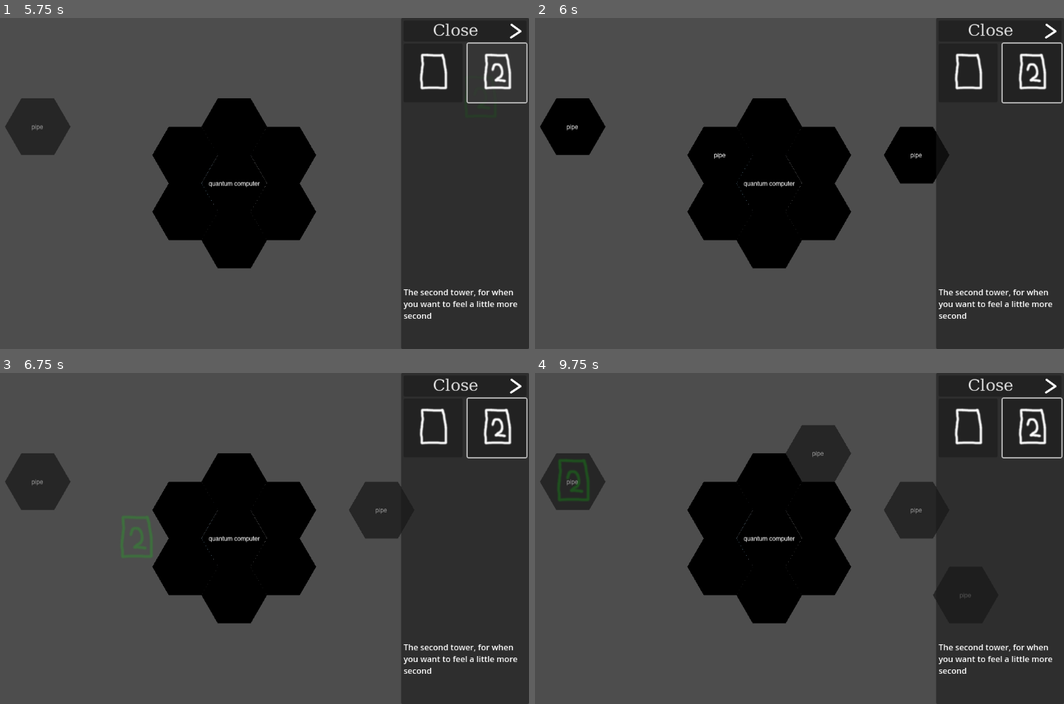
Above: before the commit, frames 1-4 (two rows, left to right).
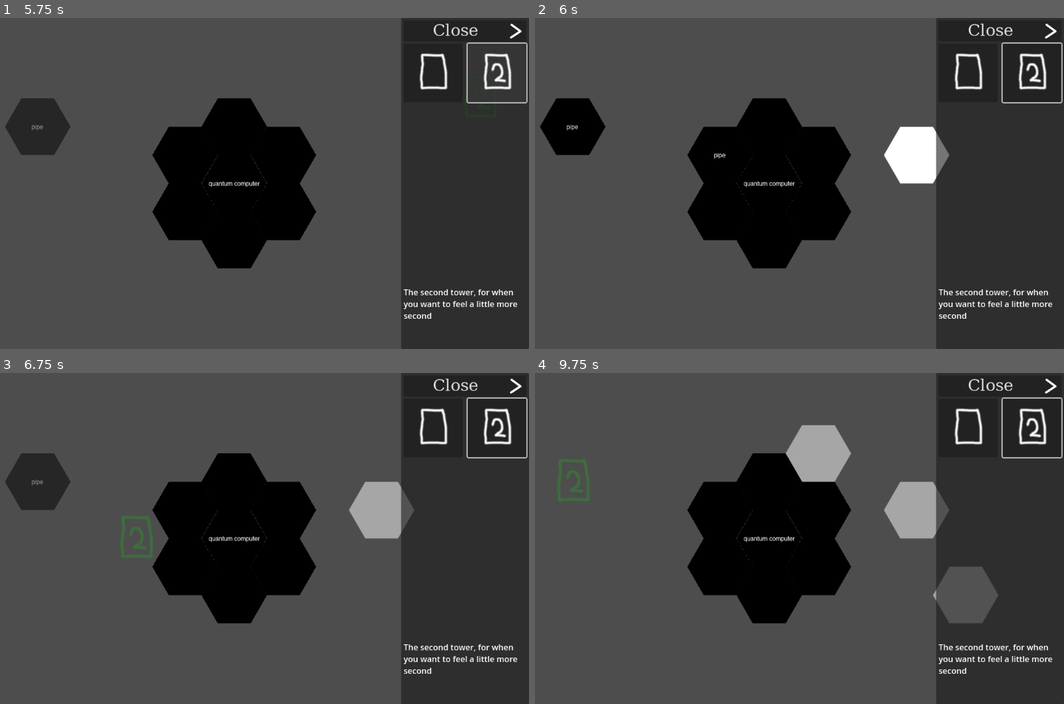
Above: after the commit, the same moments.

Repository: jm8/godotgamejam76
Game: Godot game, scene res://main.tscn
Two runs of this game, one before a commit and one after it. Both use one fixed random seed, a clock stepped at 60 frames per second and the inputs below. The engine's default icon, where the game draws it, is replaced by a stand-in: a white triangle on a blue panel in a dark square.
Inputs (mouse positions are in pixels of both pictures, inside the frame that each line leads up to):
- Up to frame 1 (5.75 s): click (513, 34) at 0.5 s; click (433, 74) at 1.25 s; click (497, 74) at 2.02 s; click (433, 74) at 2.75 s; click (497, 74) at 3.52 s; click (433, 74) at 4.25 s; click (497, 74) at 5.02 s
- Up to frame 2 (6 s): tap Enter at 5.75 s; move the mouse to (900, 166) at 5.77 s; hold E from 5.78 s (still down); click (900, 166) at 5.92 s
- Up to frame 3 (6.75 s): tap Space at 6.5 s; move the mouse to (116, 555) at 6.52 s; release E at 6.53 s; tap E at 6.6 s; click (116, 555) at 6.67 s
- Up to frame 4 (9.75 s): tap Enter at 7.25, 8.75 s; move the mouse to (825, 465) at 7.27 s; hold E 7.28-8.03 s; click (825, 465) at 7.42 s; tap Space at 8, 9.5 s; move the mouse to (741, 604) at 8.02 s; tap E at 8.1, 9.6 s; click (741, 604) at 8.17 s; move the mouse to (947, 588) at 8.77 s; hold E 8.78-9.53 s; click (947, 588) at 8.92 s; move the mouse to (593, 488) at 9.52 s; click (593, 488) at 9.67 s

Frame 1 is identical in both runs. In frame 2, 1.6% of the frame differs, in the area x 65-79%, y 32-51%; in frame 3, 1.6%; in frame 4, 6.4%, in the area x 0-88%, y 15-76%.

Commit message:
pipe joining

Diff:
--- a/main.gd
+++ b/main.gd
@@ -8,7 +8,7 @@
 var hover_tile_posision = null
 
 const TowerScene = preload("res://tower.tscn")
-const PIPE_TILE_SOURCE_ID = 0
+const PIPE_TILE_SOURCE_ID = 4
 const HOVER_PIPE_TILE_SOURCE_ID = 1
 
 enum ActionState {
@@ -39,7 +39,7 @@
 		pipe_tile_map.z_index = 1
 
 	var tile_position = position_to_tile(get_global_mouse_position())
-	if hover_tile_posision != null and pipe_tile_map.get_cell_source_id(hover_tile_posision):
+	if hover_tile_posision != null and pipe_tile_map.get_cell_source_id(hover_tile_posision) == HOVER_PIPE_TILE_SOURCE_ID:
 		pipe_tile_map.erase_cell(hover_tile_posision)
 		hover_tile_posision = null
 	if action_state == ActionState.PipePlacing:
@@ -49,7 +49,7 @@
 
 		if Input.is_mouse_button_pressed(MOUSE_BUTTON_LEFT) and !has_pipe(tile_position):
 			print("placing pipe ", tile_position)
-			pipe_tile_map.set_cell(tile_position, PIPE_TILE_SOURCE_ID, Vector2i.ZERO)
+			pipe_tile_map.set_cells_terrain_connect([tile_position], 0, 0)
 		if Input.is_mouse_button_pressed(MOUSE_BUTTON_RIGHT) and has_pipe(tile_position):
 			print("removing pipe ", tile_position)
 			pipe_tile_map.erase_cell(tile_position)
--- a/main.tscn
+++ b/main.tscn
@@ -6,6 +6,7 @@
 [ext_resource type="Texture2D" uid="uid://dyctloayib6li" path="res://hexbig128white.png" id="3_04l3s"]
 [ext_resource type="Texture2D" uid="uid://dvcs5h7tamv1b" path="res://quantum_computer.png" id="3_6lchj"]
 [ext_resource type="Texture2D" uid="uid://7blyu0p6eorj" path="res://hover-pipe.png" id="4_hf1p3"]
+[ext_resource type="Texture2D" uid="uid://d2xmdnhqskjo0" path="res://pipehexagons.png" id="5_ix0q4"]
 [ext_resource type="Script" path="res://camera_2d.gd" id="5_otb3h"]
 [ext_resource type="Texture2D" uid="uid://dngtl5cyn65dc" path="res://pipe.png" id="6_t7h3a"]
 [ext_resource type="PackedScene" uid="uid://bqhenjbs0gb5y" path="res://ui.tscn" id="7_t056u"]
@@ -23,12 +24,404 @@
 texture_region_size = Vector2i(128, 111)
 0:0/0 = 0
 
+[sub_resource type="TileSetAtlasSource" id="TileSetAtlasSource_y6740"]
+texture = ExtResource("5_ix0q4")
+texture_region_size = Vector2i(128, 111)
+0:0/0 = 0
+0:0/0/terrain_set = 0
+0:0/0/terrain = 0
+1:0/0 = 0
+1:0/0/terrain_set = 0
+1:0/0/terrain = 0
+1:0/0/terrains_peering_bit/bottom_right_side = 0
+2:0/0 = 0
+2:0/0/terrain_set = 0
+2:0/0/terrain = 0
+2:0/0/terrains_peering_bit/bottom_side = 0
+3:0/0 = 0
+3:0/0/terrain_set = 0
+3:0/0/terrain = 0
+3:0/0/terrains_peering_bit/bottom_right_side = 0
+3:0/0/terrains_peering_bit/bottom_side = 0
+4:0/0 = 0
+4:0/0/terrain_set = 0
+4:0/0/terrain = 0
+4:0/0/terrains_peering_bit/bottom_left_side = 0
+5:0/0 = 0
+5:0/0/terrain_set = 0
+5:0/0/terrain = 0
+5:0/0/terrains_peering_bit/bottom_right_side = 0
+5:0/0/terrains_peering_bit/bottom_left_side = 0
+6:0/0 = 0
+6:0/0/terrain_set = 0
+6:0/0/terrain = 0
+6:0/0/terrains_peering_bit/bottom_side = 0
+6:0/0/terrains_peering_bit/bottom_left_side = 0
+7:0/0 = 0
+7:0/0/terrain_set = 0
+7:0/0/terrain = 0
+7:0/0/terrains_peering_bit/bottom_right_side = 0
+7:0/0/terrains_peering_bit/bottom_side = 0
+7:0/0/terrains_peering_bit/bottom_left_side = 0
+8:0/0 = 0
+8:0/0/terrain_set = 0
+8:0/0/terrain = 0
+8:0/0/terrains_peering_bit/top_left_side = 0
+9:0/0 = 0
+9:0/0/terrain_set = 0
+9:0/0/terrain = 0
+9:0/0/terrains_peering_bit/bottom_right_side = 0
+9:0/0/terrains_peering_bit/top_left_side = 0
+10:0/0 = 0
+10:0/0/terrain_set = 0
+10:0/0/terrain = 0
+10:0/0/terrains_peering_bit/bottom_side = 0
+10:0/0/terrains_peering_bit/top_left_side = 0
+11:0/0 = 0
+11:0/0/terrain_set = 0
+11:0/0/terrain = 0
+11:0/0/terrains_peering_bit/bottom_right_side = 0
+11:0/0/terrains_peering_bit/bottom_side = 0
+11:0/0/terrains_peering_bit/top_left_side = 0
+12:0/0 = 0
+12:0/0/terrain_set = 0
+12:0/0/terrain = 0
+12:0/0/terrains_peering_bit/bottom_left_side = 0
+12:0/0/terrains_peering_bit/top_left_side = 0
+13:0/0 = 0
+13:0/0/terrain_set = 0
+13:0/0/terrain = 0
+13:0/0/terrains_peering_bit/bottom_right_side = 0
+13:0/0/terrains_peering_bit/bottom_left_side = 0
+13:0/0/terrains_peering_bit/top_left_side = 0
+14:0/0 = 0
+14:0/0/terrain_set = 0
+14:0/0/terrain = 0
+14:0/0/terrains_peering_bit/bottom_side = 0
+14:0/0/terrains_peering_bit/bottom_left_side = 0
+14:0/0/terrains_peering_bit/top_left_side = 0
+15:0/0 = 0
+15:0/0/terrain_set = 0
+15:0/0/terrain = 0
+15:0/0/terrains_peering_bit/bottom_right_side = 0
+15:0/0/terrains_peering_bit/bottom_side = 0
+15:0/0/terrains_peering_bit/bottom_left_side = 0
+15:0/0/terrains_peering_bit/top_left_side = 0
+16:0/0 = 0
+16:0/0/terrain_set = 0
+16:0/0/terrain = 0
+16:0/0/terrains_peering_bit/top_side = 0
+17:0/0 = 0
+17:0/0/terrain_set = 0
+17:0/0/terrain = 0
+17:0/0/terrains_peering_bit/bottom_right_side = 0
+17:0/0/terrains_peering_bit/top_side = 0
+18:0/0 = 0
+18:0/0/terrain_set = 0
+18:0/0/terrain = 0
+18:0/0/terrains_peering_bit/bottom_side = 0
+18:0/0/terrains_peering_bit/top_side = 0
+19:0/0 = 0
+19:0/0/terrain_set = 0
+19:0/0/terrain = 0
+19:0/0/terrains_peering_bit/bottom_right_side = 0
+19:0/0/terrains_peering_bit/bottom_side = 0
+19:0/0/terrains_peering_bit/top_side = 0
+20:0/0 = 0
+20:0/0/terrain_set = 0
+20:0/0/terrain = 0
+20:0/0/terrains_peering_bit/bottom_left_side = 0
+20:0/0/terrains_peering_bit/top_side = 0
+21:0/0 = 0
+21:0/0/terrain_set = 0
+21:0/0/terrain = 0
+21:0/0/terrains_peering_bit/bottom_right_side = 0
+21:0/0/terrains_peering_bit/bottom_left_side = 0
+21:0/0/terrains_peering_bit/top_side = 0
+22:0/0 = 0
+22:0/0/terrain_set = 0
+22:0/0/terrain = 0
+22:0/0/terrains_peering_bit/bottom_side = 0
+22:0/0/terrains_peering_bit/bottom_left_side = 0
+22:0/0/terrains_peering_bit/top_side = 0
+23:0/0 = 0
+23:0/0/terrain_set = 0
+23:0/0/terrain = 0
+23:0/0/terrains_peering_bit/bottom_right_side = 0
+23:0/0/terrains_peering_bit/bottom_side = 0
+23:0/0/terrains_peering_bit/bottom_left_side = 0
+23:0/0/terrains_peering_bit/top_side = 0
+24:0/0 = 0
+24:0/0/terrain_set = 0
+24:0/0/terrain = 0
+24:0/0/terrains_peering_bit/top_left_side = 0
+24:0/0/terrains_peering_bit/top_side = 0
+25:0/0 = 0
+25:0/0/terrain_set = 0
+25:0/0/terrain = 0
+25:0/0/terrains_peering_bit/bottom_right_side = 0
+25:0/0/terrains_peering_bit/top_left_side = 0
+25:0/0/terrains_peering_bit/top_side = 0
+26:0/0 = 0
+26:0/0/terrain_set = 0
+26:0/0/terrain = 0
+26:0/0/terrains_peering_bit/bottom_side = 0
+26:0/0/terrains_peering_bit/top_left_side = 0
+26:0/0/terrains_peering_bit/top_side = 0
+27:0/0 = 0
+27:0/0/terrain_set = 0
+27:0/0/terrain = 0
+27:0/0/terrains_peering_bit/bottom_right_side = 0
+27:0/0/terrains_peering_bit/bottom_side = 0
+27:0/0/terrains_peering_bit/top_left_side = 0
+27:0/0/terrains_peering_bit/top_side = 0
+28:0/0 = 0
+28:0/0/terrain_set = 0
+28:0/0/terrain = 0
+28:0/0/terrains_peering_bit/bottom_left_side = 0
+28:0/0/terrains_peering_bit/top_left_side = 0
+28:0/0/terrains_peering_bit/top_side = 0
+29:0/0 = 0
+29:0/0/terrain_set = 0
+29:0/0/terrain = 0
+29:0/0/terrains_peering_bit/bottom_right_side = 0
+29:0/0/terrains_peering_bit/bottom_left_side = 0
+29:0/0/terrains_peering_bit/top_left_side = 0
+29:0/0/terrains_peering_bit/top_side = 0
+30:0/0 = 0
+30:0/0/terrain_set = 0
+30:0/0/terrain = 0
+30:0/0/terrains_peering_bit/bottom_side = 0
+30:0/0/terrains_peering_bit/bottom_left_side = 0
+30:0/0/terrains_peering_bit/top_left_side = 0
+30:0/0/terrains_peering_bit/top_side = 0
+31:0/0 = 0
+31:0/0/terrain_set = 0
+31:0/0/terrain = 0
+31:0/0/terrains_peering_bit/bottom_right_side = 0
+31:0/0/terrains_peering_bit/bottom_side = 0
+31:0/0/terrains_peering_bit/bottom_left_side = 0
+31:0/0/terrains_peering_bit/top_left_side = 0
+31:0/0/terrains_peering_bit/top_side = 0
+32:0/0 = 0
+32:0/0/terrain_set = 0
+32:0/0/terrain = 0
+32:0/0/terrains_peering_bit/top_right_side = 0
+33:0/0 = 0
+33:0/0/terrain_set = 0
+33:0/0/terrain = 0
+33:0/0/terrains_peering_bit/bottom_right_side = 0
+33:0/0/terrains_peering_bit/top_right_side = 0
+34:0/0 = 0
+34:0/0/terrain_set = 0
+34:0/0/terrain = 0
+34:0/0/terrains_peering_bit/bottom_side = 0
+34:0/0/terrains_peering_bit/top_right_side = 0
+35:0/0 = 0
+35:0/0/terrain_set = 0
+35:0/0/terrain = 0
+35:0/0/terrains_peering_bit/bottom_right_side = 0
+35:0/0/terrains_peering_bit/bottom_side = 0
+35:0/0/terrains_peering_bit/top_right_side = 0
+36:0/0 = 0
+36:0/0/terrain_set = 0
+36:0/0/terrain = 0
+36:0/0/terrains_peering_bit/bottom_left_side = 0
+36:0/0/terrains_peering_bit/top_right_side = 0
+37:0/0 = 0
+37:0/0/terrain_set = 0
+37:0/0/terrain = 0
+37:0/0/terrains_peering_bit/bottom_right_side = 0
+37:0/0/terrains_peering_bit/bottom_left_side = 0
+37:0/0/terrains_peering_bit/top_right_side = 0
+38:0/0 = 0
+38:0/0/terrain_set = 0
+38:0/0/terrain = 0
+38:0/0/terrains_peering_bit/bottom_side = 0
+38:0/0/terrains_peering_bit/bottom_left_side = 0
+38:0/0/terrains_peering_bit/top_right_side = 0
+39:0/0 = 0
+39:0/0/terrain_set = 0
+39:0/0/terrain = 0
+39:0/0/terrains_peering_bit/bottom_right_side = 0
+39:0/0/terrains_peering_bit/bottom_side = 0
+39:0/0/terrains_peering_bit/bottom_left_side = 0
+39:0/0/terrains_peering_bit/top_right_side = 0
+40:0/0 = 0
+40:0/0/terrain_set = 0
+40:0/0/terrain = 0
+40:0/0/terrains_peering_bit/top_left_side = 0
+40:0/0/terrains_peering_bit/top_right_side = 0
+41:0/0 = 0
+41:0/0/terrain_set = 0
+41:0/0/terrain = 0
+41:0/0/terrains_peering_bit/bottom_right_side = 0
+41:0/0/terrains_peering_bit/top_left_side = 0
+41:0/0/terrains_peering_bit/top_right_side = 0
+42:0/0 = 0
+42:0/0/terrain_set = 0
+42:0/0/terrain = 0
+42:0/0/terrains_peering_bit/bottom_side = 0
+42:0/0/terrains_peering_bit/top_left_side = 0
+42:0/0/terrains_peering_bit/top_right_side = 0
+43:0/0 = 0
+43:0/0/terrain_set = 0
+43:0/0/terrain = 0
+43:0/0/terrains_peering_bit/bottom_right_side = 0
+43:0/0/terrains_peering_bit/bottom_side = 0
+43:0/0/terrains_peering_bit/top_left_side = 0
+43:0/0/terrains_peering_bit/top_right_side = 0
+44:0/0 = 0
+44:0/0/terrain_set = 0
+44:0/0/terrain = 0
+44:0/0/terrains_peering_bit/bottom_left_side = 0
+44:0/0/terrains_peering_bit/top_left_side = 0
+44:0/0/terrains_peering_bit/top_right_side = 0
+45:0/0 = 0
+45:0/0/terrain_set = 0
+45:0/0/terrain = 0
+45:0/0/terrains_peering_bit/bottom_right_side = 0
+45:0/0/terrains_peering_bit/bottom_left_side = 0
+45:0/0/terrains_peering_bit/top_left_side = 0
+45:0/0/terrains_peering_bit/top_right_side = 0
+46:0/0 = 0
+46:0/0/terrain_set = 0
+46:0/0/terrain = 0
+46:0/0/terrains_peering_bit/bottom_side = 0
+46:0/0/terrains_peering_bit/bottom_left_side = 0
+46:0/0/terrains_peering_bit/top_left_side = 0
+46:0/0/terrains_peering_bit/top_right_side = 0
+47:0/0 = 0
+47:0/0/terrain_set = 0
+47:0/0/terrain = 0
+47:0/0/terrains_peering_bit/bottom_right_side = 0
+47:0/0/terrains_peering_bit/bottom_side = 0
+47:0/0/terrains_peering_bit/bottom_left_side = 0
+47:0/0/terrains_peering_bit/top_left_side = 0
+47:0/0/terrains_peering_bit/top_right_side = 0
+48:0/0 = 0
+48:0/0/terrain_set = 0
+48:0/0/terrain = 0
+48:0/0/terrains_peering_bit/top_side = 0
+48:0/0/terrains_peering_bit/top_right_side = 0
+49:0/0 = 0
+49:0/0/terrain_set = 0
+49:0/0/terrain = 0
+49:0/0/terrains_peering_bit/bottom_right_side = 0
+49:0/0/terrains_peering_bit/top_side = 0
+49:0/0/terrains_peering_bit/top_right_side = 0
+50:0/0 = 0
+50:0/0/terrain_set = 0
+50:0/0/terrain = 0
+50:0/0/terrains_peering_bit/bottom_side = 0
+50:0/0/terrains_peering_bit/top_side = 0
+50:0/0/terrains_peering_bit/top_right_side = 0
+51:0/0 = 0
+51:0/0/terrain_set = 0
+51:0/0/terrain = 0
+51:0/0/terrains_peering_bit/bottom_right_side = 0
+51:0/0/terrains_peering_bit/bottom_side = 0
+51:0/0/terrains_peering_bit/top_side = 0
+51:0/0/terrains_peering_bit/top_right_side = 0
+52:0/0 = 0
+52:0/0/terrain_set = 0
+52:0/0/terrain = 0
+52:0/0/terrains_peering_bit/bottom_left_side = 0
+52:0/0/terrains_peering_bit/top_side = 0
+52:0/0/terrains_peering_bit/top_right_side = 0
+53:0/0 = 0
+53:0/0/terrain_set = 0
+53:0/0/terrain = 0
+53:0/0/terrains_peering_bit/bottom_right_side = 0
+53:0/0/terrains_peering_bit/bottom_left_side = 0
+53:0/0/terrains_peering_bit/top_side = 0
+53:0/0/terrains_peering_bit/top_right_side = 0
+54:0/0 = 0
+54:0/0/terrain_set = 0
+54:0/0/terrain = 0
+54:0/0/terrains_peering_bit/bottom_side = 0
+54:0/0/terrains_peering_bit/bottom_left_side = 0
+54:0/0/terrains_peering_bit/top_side = 0
+54:0/0/terrains_peering_bit/top_right_side = 0
+55:0/0 = 0
+55:0/0/terrain_set = 0
+55:0/0/terrain = 0
+55:0/0/terrains_peering_bit/bottom_right_side = 0
+55:0/0/terrains_peering_bit/bottom_side = 0
+55:0/0/terrains_peering_bit/bottom_left_side = 0
+55:0/0/terrains_peering_bit/top_side = 0
+55:0/0/terrains_peering_bit/top_right_side = 0
+56:0/0 = 0
+56:0/0/terrain_set = 0
+56:0/0/terrain = 0
+56:0/0/terrains_peering_bit/top_left_side = 0
+56:0/0/terrains_peering_bit/top_side = 0
+56:0/0/terrains_peering_bit/top_right_side = 0
+57:0/0 = 0
+57:0/0/terrain_set = 0
+57:0/0/terrain = 0
+57:0/0/terrains_peering_bit/bottom_right_side = 0
+57:0/0/terrains_peering_bit/top_left_side = 0
+57:0/0/terrains_peering_bit/top_side = 0
+57:0/0/terrains_peering_bit/top_right_side = 0
+58:0/0 = 0
+58:0/0/terrain_set = 0
+58:0/0/terrain = 0
+58:0/0/terrains_peering_bit/bottom_side = 0
+58:0/0/terrains_peering_bit/top_left_side = 0
+58:0/0/terrains_peering_bit/top_side = 0
+58:0/0/terrains_peering_bit/top_right_side = 0
+59:0/0 = 0
+59:0/0/terrain_set = 0
+59:0/0/terrain = 0
+59:0/0/terrains_peering_bit/bottom_right_side = 0
+59:0/0/terrains_peering_bit/bottom_side = 0
+59:0/0/terrains_peering_bit/top_left_side = 0
+59:0/0/terrains_peering_bit/top_side = 0
+59:0/0/terrains_peering_bit/top_right_side = 0
+60:0/0 = 0
+60:0/0/terrain_set = 0
+60:0/0/terrain = 0
+60:0/0/terrains_peering_bit/bottom_left_side = 0
+60:0/0/terrains_peering_bit/top_left_side = 0
+60:0/0/terrains_peering_bit/top_side = 0
+60:0/0/terrains_peering_bit/top_right_side = 0
+61:0/0 = 0
+61:0/0/terrain_set = 0
+61:0/0/terrain = 0
+61:0/0/terrains_peering_bit/bottom_right_side = 0
+61:0/0/terrains_peering_bit/bottom_left_side = 0
+61:0/0/terrains_peering_bit/top_left_side = 0
+61:0/0/terrains_peering_bit/top_side = 0
+61:0/0/terrains_peering_bit/top_right_side = 0
+62:0/0 = 0
+62:0/0/terrain_set = 0
+62:0/0/terrain = 0
+62:0/0/terrains_peering_bit/bottom_side = 0
+62:0/0/terrains_peering_bit/bottom_left_side = 0
+62:0/0/terrains_peering_bit/top_left_side = 0
+62:0/0/terrains_peering_bit/top_side = 0
+62:0/0/terrains_peering_bit/top_right_side = 0
+63:0/0 = 0
+63:0/0/terrain_set = 0
+63:0/0/terrain = 0
+63:0/0/terrains_peering_bit/bottom_right_side = 0
+63:0/0/terrains_peering_bit/bottom_side = 0
+63:0/0/terrains_peering_bit/bottom_left_side = 0
+63:0/0/terrains_peering_bit/top_left_side = 0
+63:0/0/terrains_peering_bit/top_side = 0
+63:0/0/terrains_peering_bit/top_right_side = 0
+
 [sub_resource type="TileSet" id="TileSet_6l7am"]
 tile_shape = 3
 tile_offset_axis = 1
 tile_size = Vector2i(128, 111)
+terrain_set_0/mode = 2
+terrain_set_0/terrain_0/name = "Pipes"
+terrain_set_0/terrain_0/color = Color(0.5, 0.34375, 0.25, 1)
 sources/0 = SubResource("TileSetAtlasSource_n32x6")
 sources/1 = SubResource("TileSetAtlasSource_064iq")
+sources/4 = SubResource("TileSetAtlasSource_y6740")
 
 [sub_resource type="TileSetAtlasSource" id="TileSetAtlasSource_305xs"]
 texture = ExtResource("3_04l3s")
Not shown: 1 places in main.tscn that only renumber resources
Binary file added: pipehexagons.png
Not shown, added: pipehexagons.png.import
